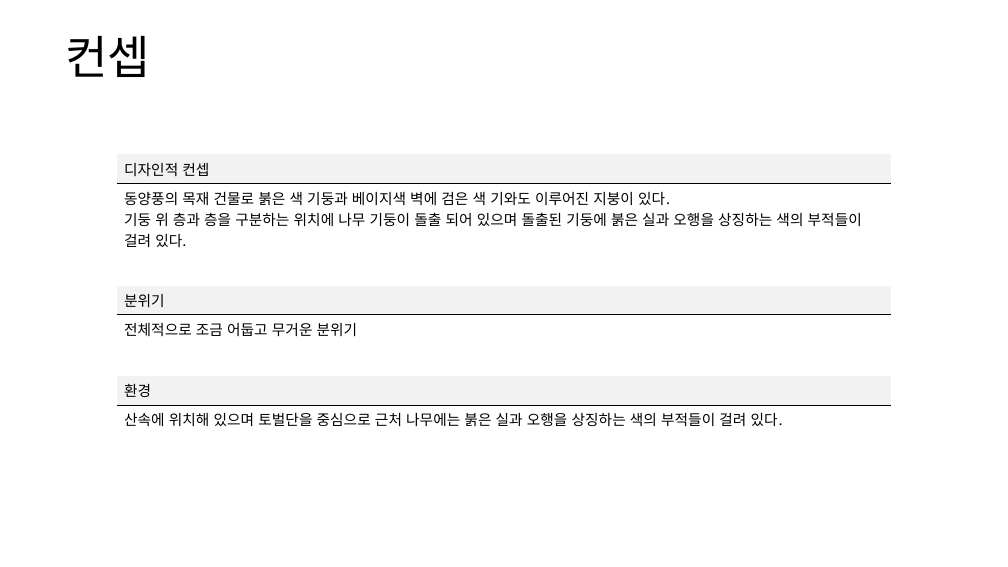
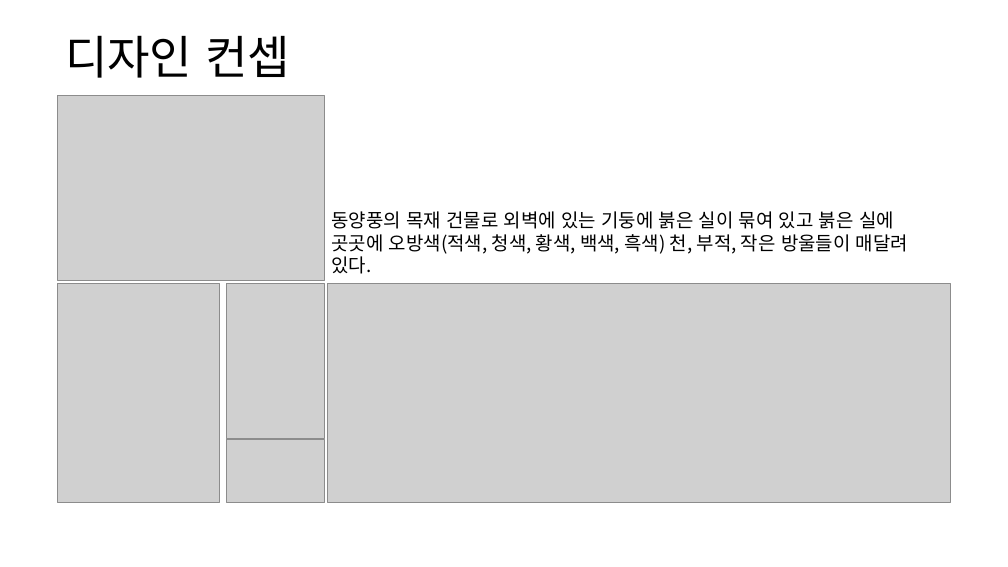
Before and after one commit to yjk0401/unityenginebasic_9th, a slide deck: slide 5 of 기획/방랑엽사전/맵 기획서 (토벌단 본부).pptx (slide 6 before the commit). Drawn at 1008x567 pixels with LibreOffice and Linux fonts; fonts in the diff are those of the drawing; grey boxes stand for pictures. Boxes give left, top, right and bottom in pixels: in the first picture for what was removed or moved away, otherwise in the second. Text is boxed around its words. In the diff, an @@ line names an element or a change of style, - is before the commit and + after.

```diff
--- a/기획/방랑엽사전/맵 기획서 (토벌단 본부).pptx
+++ b/기획/방랑엽사전/맵 기획서 (토벌단 본부).pptx
@@ text at box(65, 35, 290, 78): text changed @@
-컨셉
+디자인 컨셉
@@ table removed at box(116, 154, 891, 430), 8 rows, 1 columns @@
-디자인적 컨셉
-동양풍의 목재 건물로 붉은 색 기둥과 베이지색 벽에 검은 색 기와도 이루어진 지붕이 있다. / 기둥 위 층과 층을 구분하는 위치에 나무 기둥이 돌출 되어 있으며 돌출된 기둥에 붉은 실과 오행을 상징하는 색의 부적들이 걸려 있다.
-
-분위기
-전체적으로 조금 어둡고 무거운 분위기
-
-환경
-산속에 위치해 있으며 토벌단을 중심으로 근처 나무에는 붉은 실과 오행을 상징하는 색의 부적들이 걸려 있다.
@@ text added at box(331, 211, 908, 274), 18 pt, text #000000 @@
+동양풍의 목재 건물로 외벽에 있는 기둥에 붉은 실이 묶여 있고 붉은 실에 곳곳에 오방색(적색, 청색, 황색, 백색, 흑색) 천, 부적, 작은 방울들이 매달려 있다.
@@ group added at box(57, 96, 324, 503): 4 pictures @@
@@ picture added at box(327, 284, 951, 502) @@
```
Also in this commit, not shown: 2 slides added, 8 other files.
